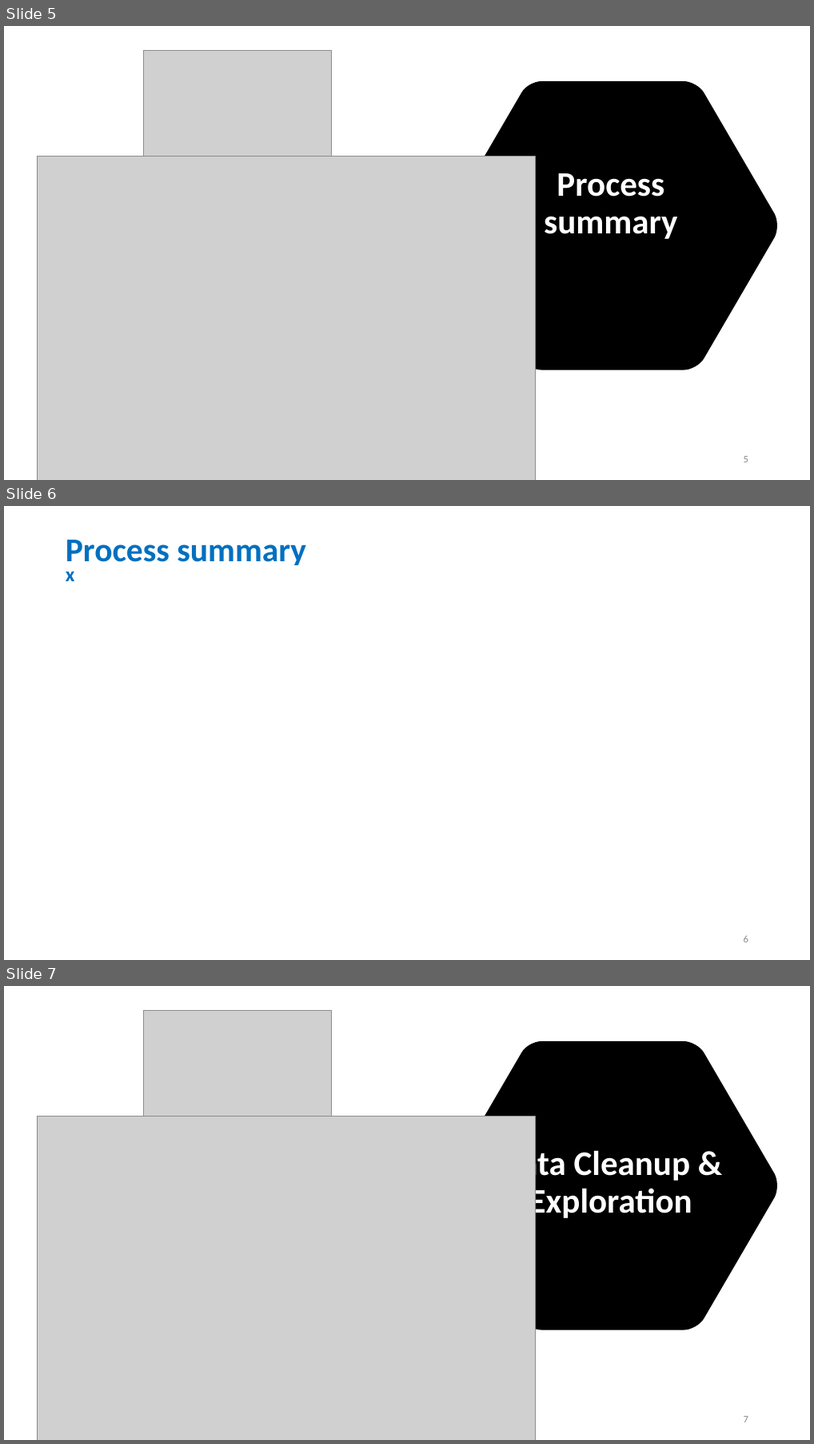
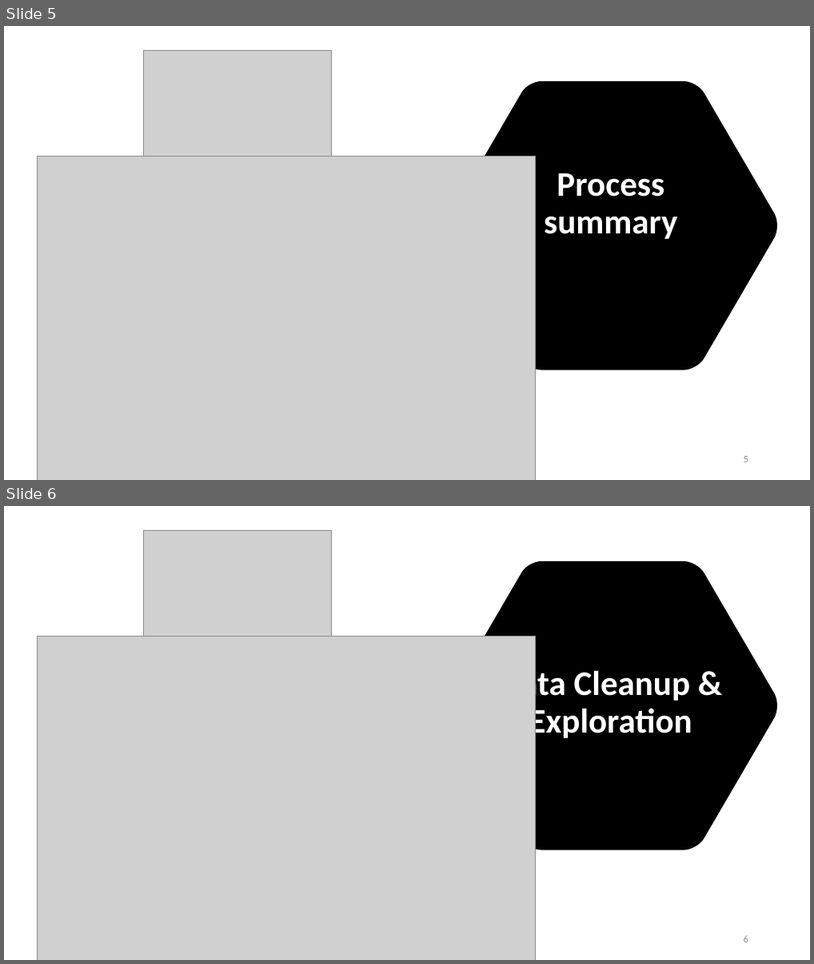
Before and after one commit to stephen823/Group_Project_1-How-Does-Social-Media-Impact-Our-Live, a slide deck: 002 - Deliverables/Social_Media_v0.01.pptx. Shown one above the other, each under a label of ours: slides 5, 6 and 7 before the commit, slides 5 and 6 after it. The pictures are 814x1444 and 814x964 pixels, drawn with LibreOffice and Linux fonts; fonts in the diff are those of the drawing; grey boxes stand for pictures. Boxes give left, top, right and bottom in pixels: in the first picture for what was removed or moved away, otherwise in the second. Text is boxed around its words. In the diff, an @@ line names an element or a change of style, - is before the commit and + after.

```diff
--- a/002 - Deliverables/Social_Media_v0.01.pptx
+++ b/002 - Deliverables/Social_Media_v0.01.pptx
@@ slide 6 removed at <box>4,506,810,960</box>, background #FFFFFF @@
@@ title removed at <box>66,540,306,565</box> @@
-Process summary
@@ text removed at <box>66,571,75,581</box> @@
-x
@@ page number removed at <box>744,935,749,942</box> @@
-6
@@ what was slide 7 is now slide 6 @@
@@ page number at <box>744,935,749,942</box>: text changed @@
-7
+6
```
Also in this commit, not shown: 2 slides changed.
